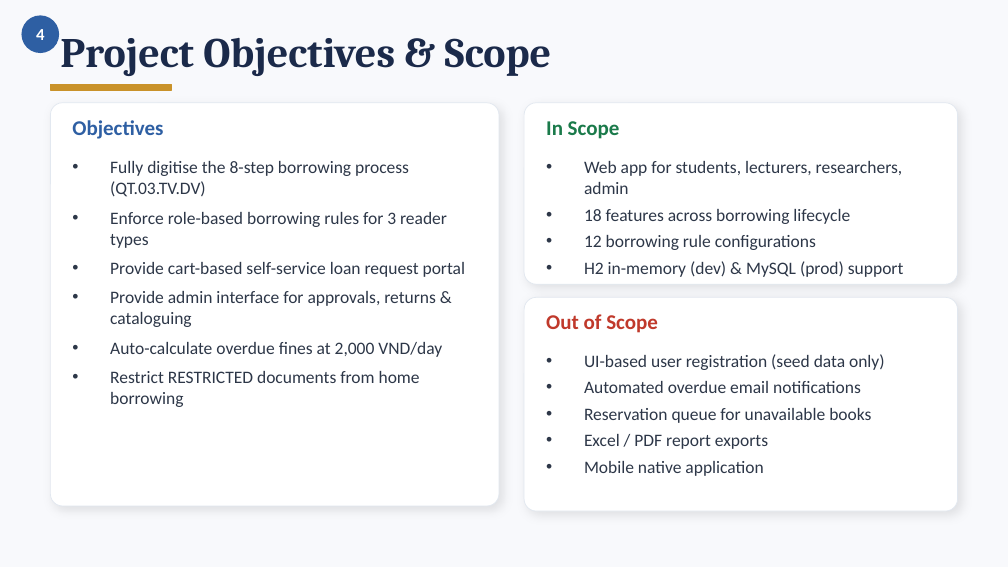
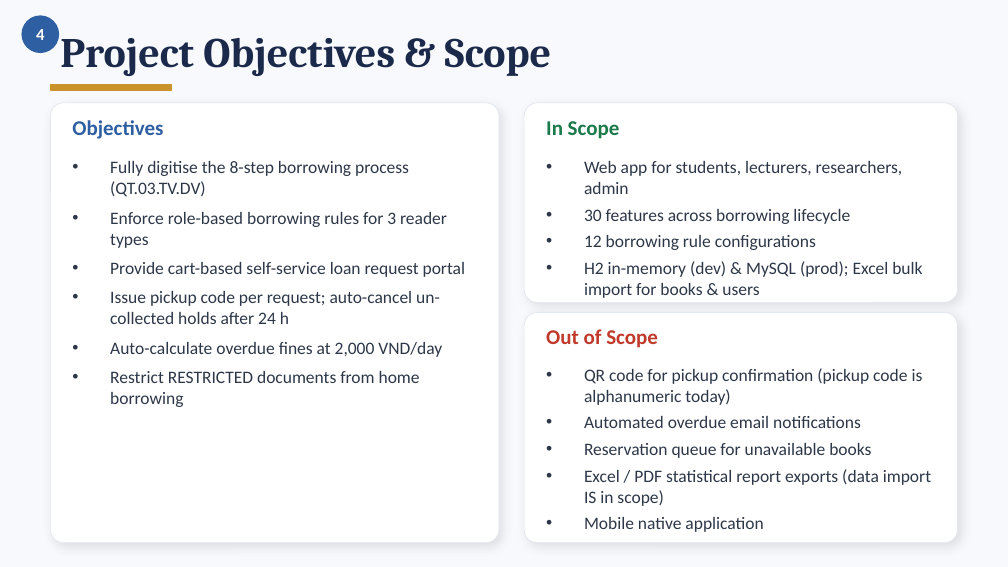
Before and after one commit to tuyenpham2409/library-management, a slide deck: slide 6 of FinalPresentation_LibraryManagement.pptx. Drawn at 1008x567 pixels with LibreOffice and Linux fonts; fonts in the diff are those of the drawing. Boxes give left, top, right and bottom in pixels: in the first picture for what was removed or moved away, otherwise in the second. Text is boxed around its words. In the diff, an @@ line names an element or a change of style, - is before the commit and + after.

Commit message:
update report

```diff
--- a/FinalPresentation_LibraryManagement.pptx
+++ b/FinalPresentation_LibraryManagement.pptx
@@ rounded rectangle: place and size @@
-rounded rectangle at bbox=[50, 103, 499, 506]
+rounded rectangle at bbox=[50, 103, 499, 542]
@@ rounded rectangle: place and size @@
-rounded rectangle at bbox=[524, 103, 958, 284]
+rounded rectangle at bbox=[524, 103, 958, 302]
@@ text at bbox=[584, 209, 850, 224]: text changed @@
-• 18 features across borrowing lifecycle
+• 30 features across borrowing lifecycle
@@ text at bbox=[584, 261, 922, 298]: text changed @@
-• H2 in-memory (dev) & MySQL (prod) support
+• H2 in-memory (dev) & MySQL (prod); Excel bulk import for books & users
@@ text at bbox=[110, 291, 440, 324]: text changed @@
-• Provide admin interface for approvals, returns & cataloguing
+• Issue pickup code per request; auto-cancel un-collected holds after 24 h
@@ rounded rectangle: place and size @@
-rounded rectangle at bbox=[524, 297, 958, 511]
+rounded rectangle at bbox=[524, 312, 958, 542]
@@ text "Out of Scope": place and size @@
-text "Out of Scope" at bbox=[546, 314, 658, 333]
+text "Out of Scope" at bbox=[546, 329, 658, 348]
@@ text "QR code for pickup confirmation ...": place and size @@
-text "QR code for pickup confirmation ..." at bbox=[584, 354, 885, 476]
+text "QR code for pickup confirmation ..." at bbox=[584, 368, 931, 506]
@@ text at bbox=[584, 368, 923, 405]: text changed @@
-• UI-based user registration (seed data only)
+• QR code for pickup confirmation (pickup code is alphanumeric today)
@@ text at bbox=[584, 469, 931, 506]: text changed @@
-• Excel / PDF report exports
+• Excel / PDF statistical report exports (data import IS in scope)
```
Also in this commit, not shown: 11 other slides changed, 2 other files.
